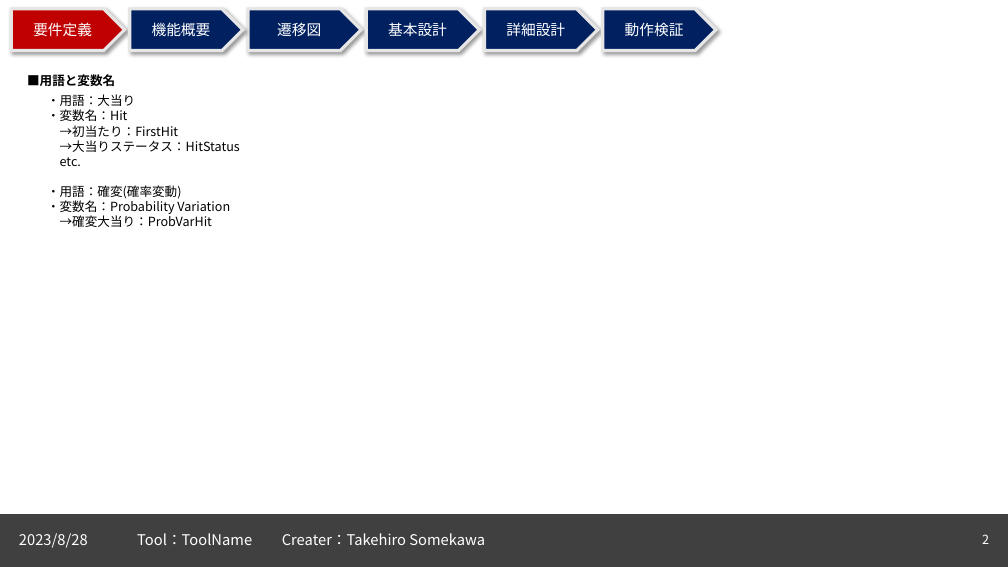
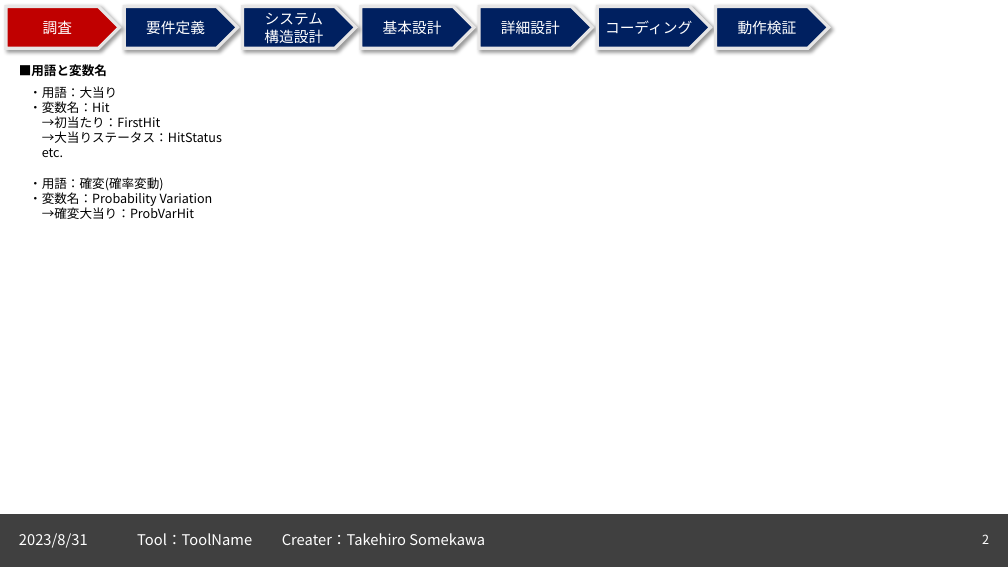
Before and after one commit to TakechiyoVodka/ExpAnalyzer, a slide deck: slide 2 of ExpAnalyzer/DataSheets/ExpAnalyzer_仕様書.pptx. Drawn at 1008x567 pixels with LibreOffice and Linux fonts; fonts in the diff are those of the drawing. Boxes give left, top, right and bottom in pixels: in the first picture for what was removed or moved away, otherwise in the second. Text is boxed around its words. In the diff, an @@ line names an element or a change of style, - is before the commit and + after.

```diff
--- a/ExpAnalyzer/DataSheets/ExpAnalyzer_仕様書.pptx
+++ b/ExpAnalyzer/DataSheets/ExpAnalyzer_仕様書.pptx
@@ pentagon arrow added at bbox=[6, 7, 119, 48], fill #C00000, outline #E7E6E6 3 pt, 14 pt, text #FFFFFF @@
+調査
@@ pentagon arrow "要件定義" at bbox=[124, 7, 237, 48]: fill #C00000 to #002060 @@
@@ 3 pentagon arrows: place and size @@
-3 pentagon arrows at bbox=[11, 9, 716, 51]
+3 pentagon arrows at bbox=[124, 7, 830, 48]
@@ pentagon arrow removed at bbox=[248, 9, 361, 51] @@
-遷移図
@@ text in pentagon arrow at bbox=[264, 13, 323, 43]: text changed @@
-機能概要
+システム
+構造設計
@@ pentagon arrow "基本設計": place and size @@
-pentagon arrow "基本設計" at bbox=[366, 9, 479, 51]
+pentagon arrow "基本設計" at bbox=[361, 7, 474, 48]
@@ pentagon arrow "詳細設計": place and size @@
-pentagon arrow "詳細設計" at bbox=[485, 9, 598, 51]
+pentagon arrow "詳細設計" at bbox=[479, 7, 593, 48]
@@ pentagon arrow added at bbox=[597, 7, 711, 48], fill #002060, outline #E7E6E6 3 pt, 14 pt, text #FFFFFF @@
+コーディング
@@ text "■用語と変数名": place and size @@
-text "■用語と変数名" at bbox=[27, 74, 115, 86]
+text "■用語と変数名" at bbox=[19, 64, 107, 76]
@@ text "・用語：大当り": place and size @@
-text "・用語：大当り" at bbox=[47, 94, 240, 227]
+text "・用語：大当り" at bbox=[29, 86, 222, 219]
@@ text at bbox=[19, 533, 88, 548]: text changed @@
-2023/8/28
+2023/8/31
```
Also in this commit, not shown: 1 other slide changed, 1 slide removed, 1 other file.
